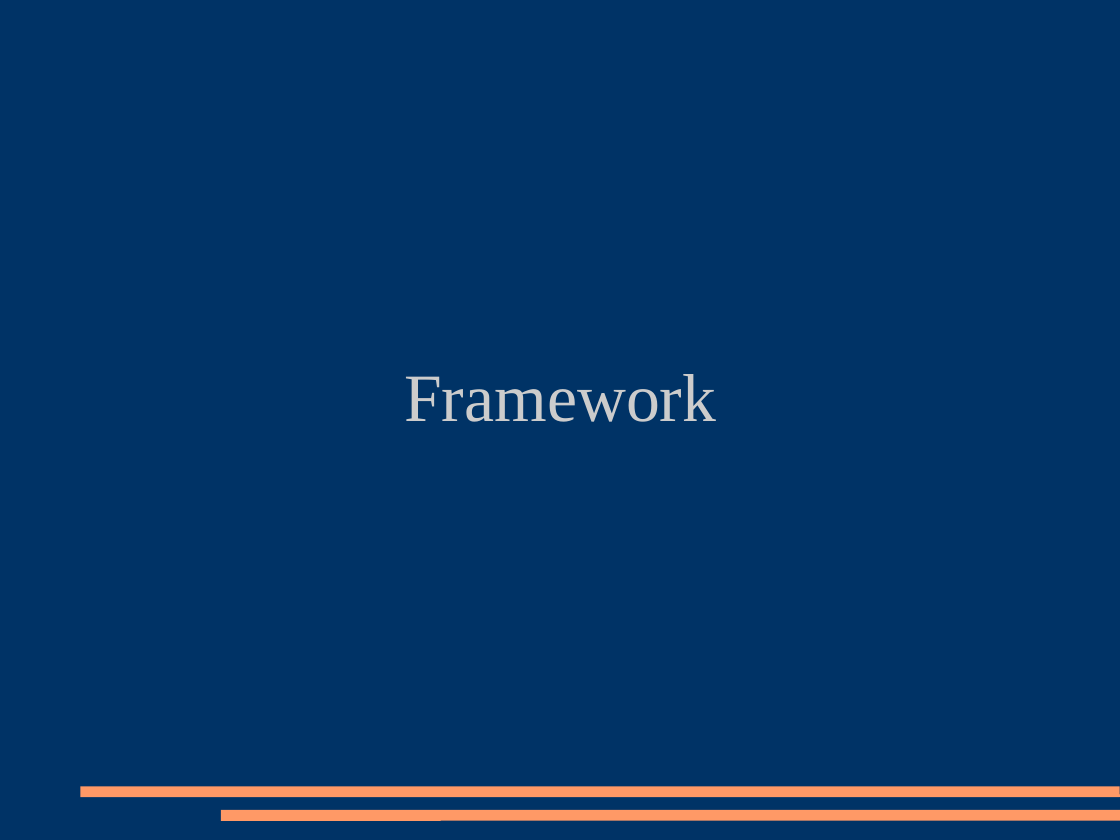
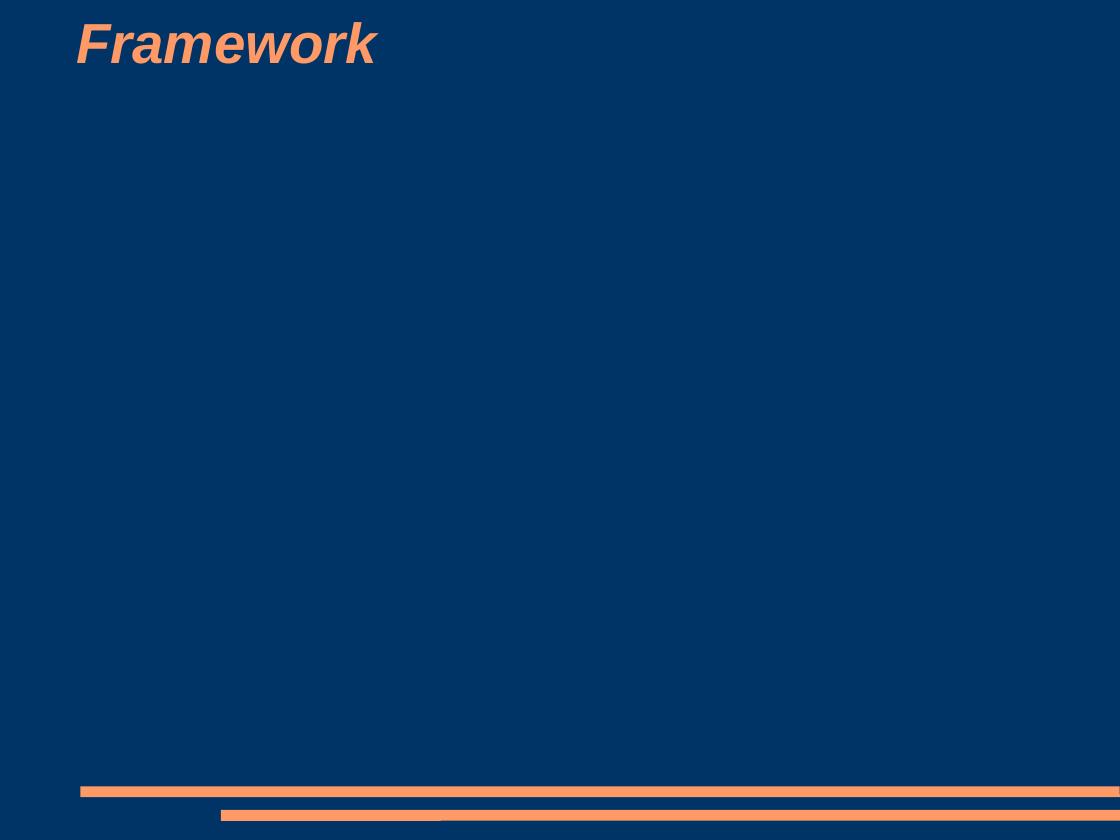
Before and after one commit to trigger-happy/thesis, a slide deck: slide 9 of presentations/Presentation1.ppt. Drawn at 1120x840 pixels with LibreOffice and Linux fonts; fonts in the diff are those of the drawing; background and template pictures are left out. Boxes give left, top, right and bottom in pixels: in the first picture for what was removed or moved away, otherwise in the second. Text is boxed around its words. In the diff, an @@ line names an element or a change of style, - is before the commit and + after.

```diff
--- a/presentations/Presentation1.ppt
+++ b/presentations/Presentation1.ppt
@@ title "Framework": place and size @@
-title "Framework" at [404,374,716,422]
+title "Framework" at [76,22,377,64]
@@ title "Framework" at [76,22,377,64]: size 48 to 40 pt, font Times New Roman to Arial, text colour #CCCCCC to #FF9966, bold on, italic on; alignment centre to left; line spacing 0.95 to 0.93 @@
```
Also in this commit, not shown: 7 other slides changed, 1 slide removed.
